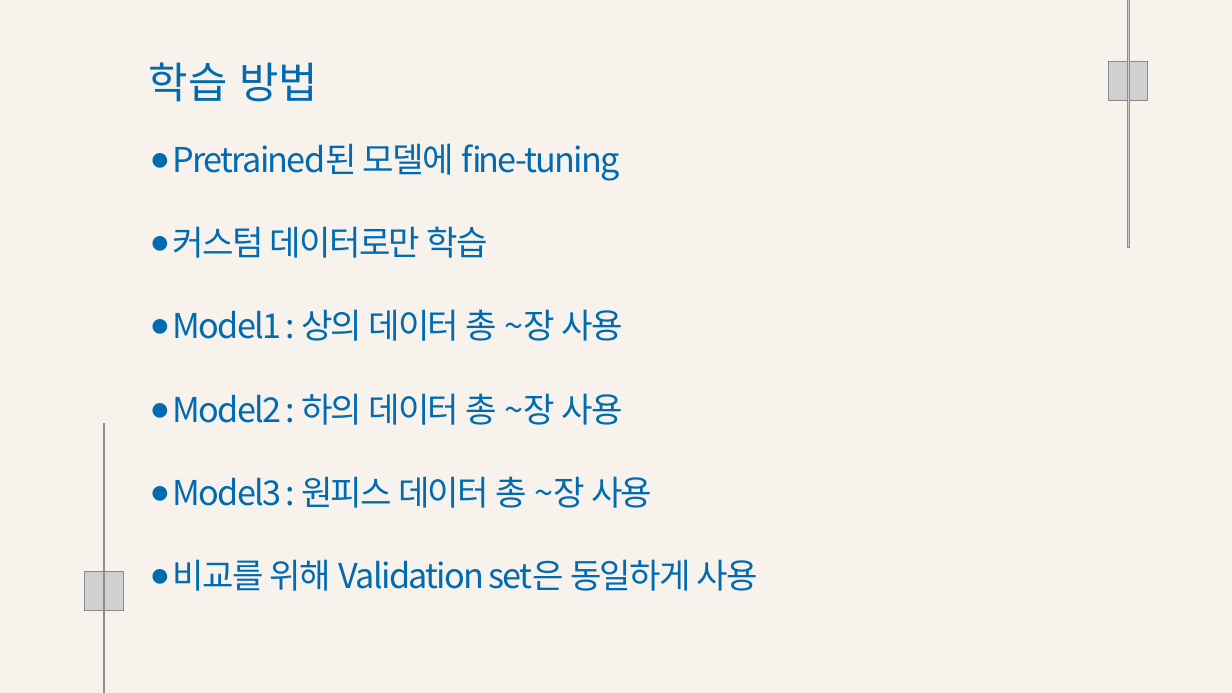
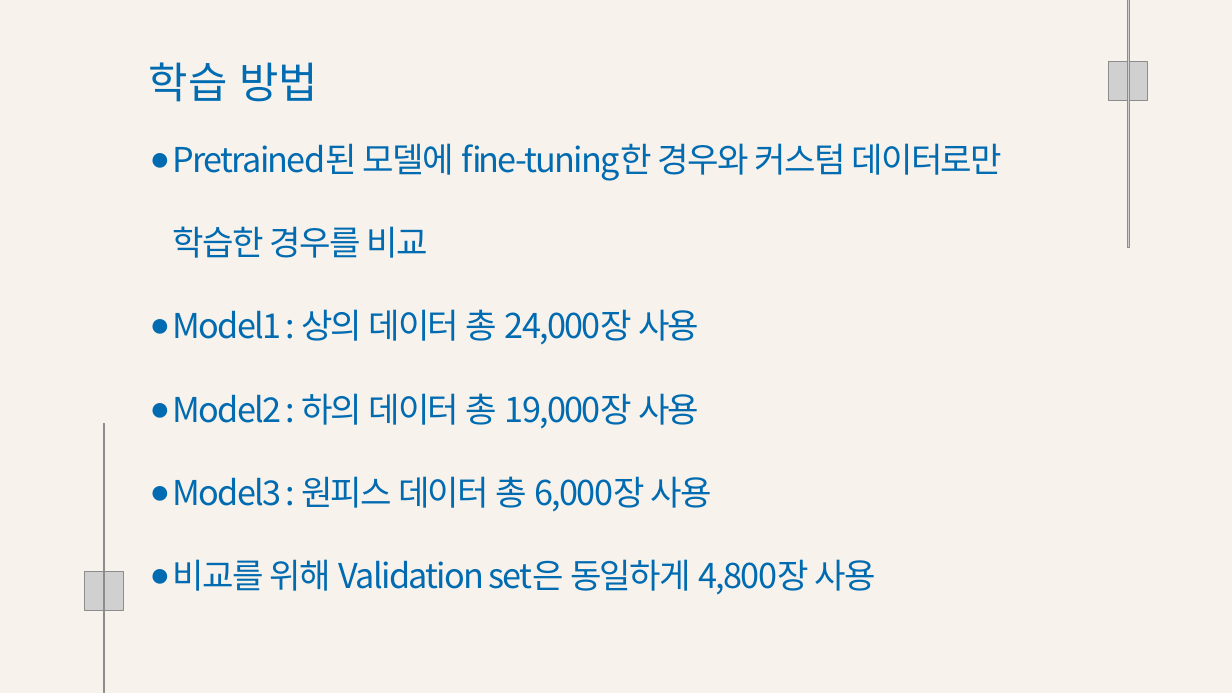
Before and after one commit to Playdata-G-DA35/DA35-final-team2-Item_Classification_RPA, a slide deck: slide 9 of documents/의류 카테고리 분류 모델 결과 보고서.pptx. Drawn at 1232x693 pixels with LibreOffice and Linux fonts; fonts in the diff are those of the drawing; grey boxes stand for pictures; background and template pictures are left out. Boxes give left, top, right and bottom in pixels: in the first picture for what was removed or moved away, otherwise in the second. Text is boxed around its words. In the diff, an @@ line names an element or a change of style, - is before the commit and + after.

Commit message:
ppt.

```diff
--- a/documents/의류 카테고리 분류 모델 결과 보고서.pptx
+++ b/documents/의류 카테고리 분류 모델 결과 보고서.pptx
@@ text at [173, 143, 1002, 595]: text changed @@
-● Pretrained된 모델에 fine-tuning
-● 커스텀 데이터로만 학습
-● Model1 : 상의 데이터 총 ~장 사용
-● Model2 : 하의 데이터 총 ~장 사용
-● Model3 : 원피스 데이터 총 ~장 사용
-● 비교를 위해 Validation set은 동일하게 사용
+● Pretrained된 모델에 fine-tuning한 경우와 커스텀 데이터로만 학습한 경우를 비교
+● Model1 : 상의 데이터 총 24,000장 사용
+● Model2 : 하의 데이터 총 19,000장 사용
+● Model3 : 원피스 데이터 총 6,000장 사용
+● 비교를 위해 Validation set은 동일하게 4,800장 사용
```
Also in this commit, not shown: 7 other slides changed, 2 slides added, 2 slides removed, 3 other files.
